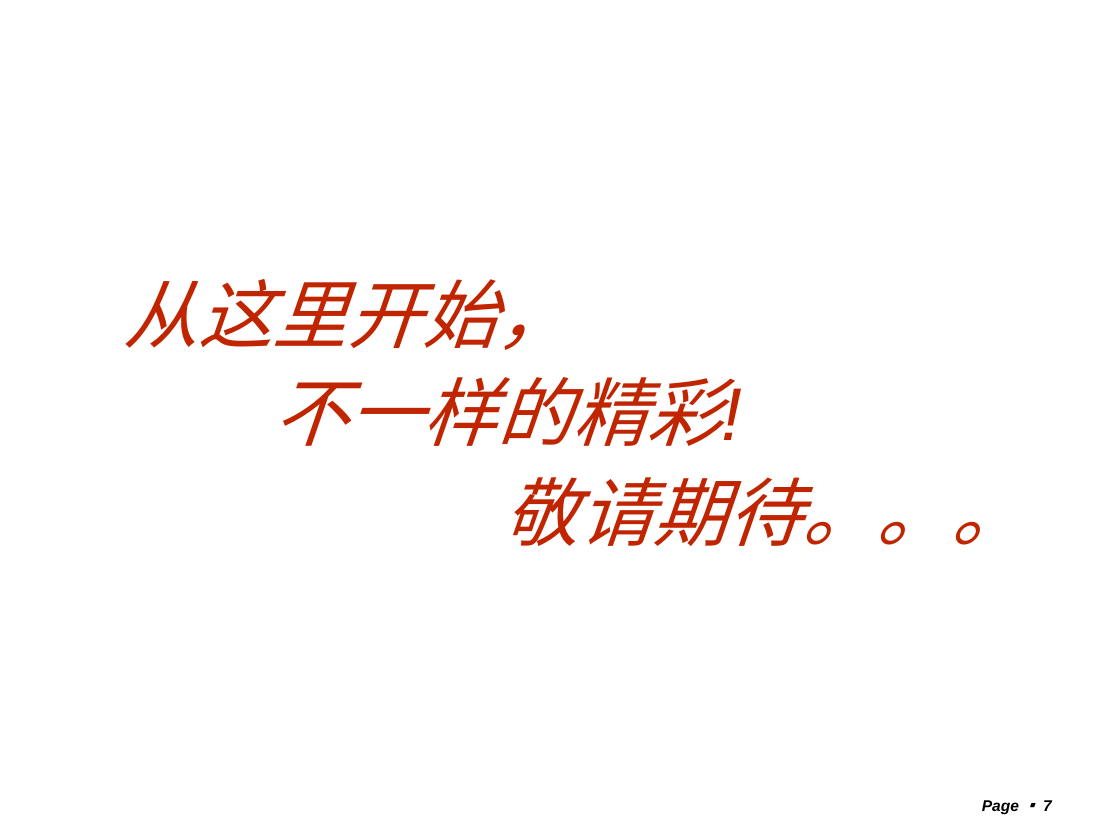
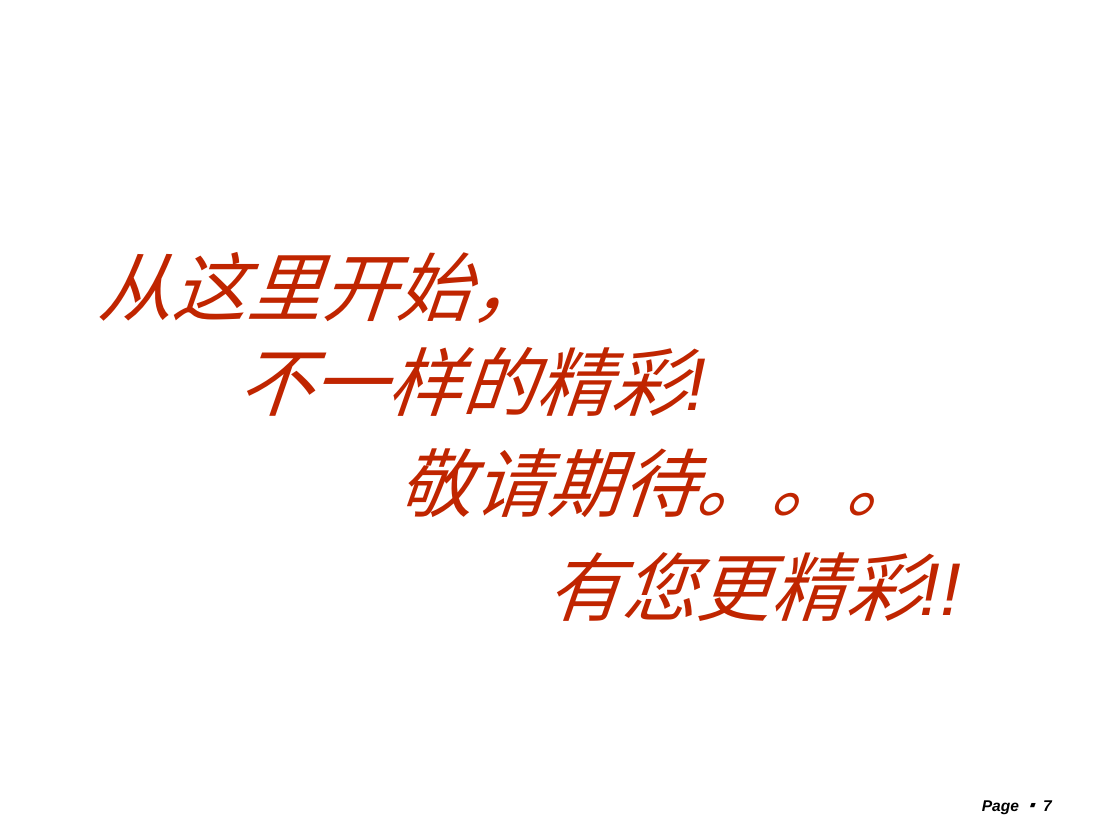
Before and after one commit to shtzr840329/mooon, a slide deck: slide 7 of distributed_platform/docs/mooon.ppt. Drawn at 1120x840 pixels with LibreOffice and Linux fonts; fonts in the diff are those of the drawing; background and template pictures are left out. Boxes give left, top, right and bottom in pixels: in the first picture for what was removed or moved away, otherwise in the second. Text is boxed around its words. In the diff, an @@ line names an element or a change of style, - is before the commit and + after.

```diff
--- a/distributed_platform/docs/mooon.ppt
+++ b/distributed_platform/docs/mooon.ppt
@@ text "从这里开始，": place and size @@
-text "从这里开始，" at [124,279,572,350]
+text "从这里开始，" at [97,252,545,323]
@@ text "不一样的精彩!": place and size @@
-text "不一样的精彩!" at [274,377,722,446]
+text "不一样的精彩!" at [237,347,685,416]
@@ text "敬请期待。。。": place and size @@
-text "敬请期待。。。" at [504,477,1027,546]
+text "敬请期待。。。" at [397,448,920,517]
@@ text added at [547,552,920,621], 48 pt, text #C02500, italic @@
+有您更精彩!!
```
